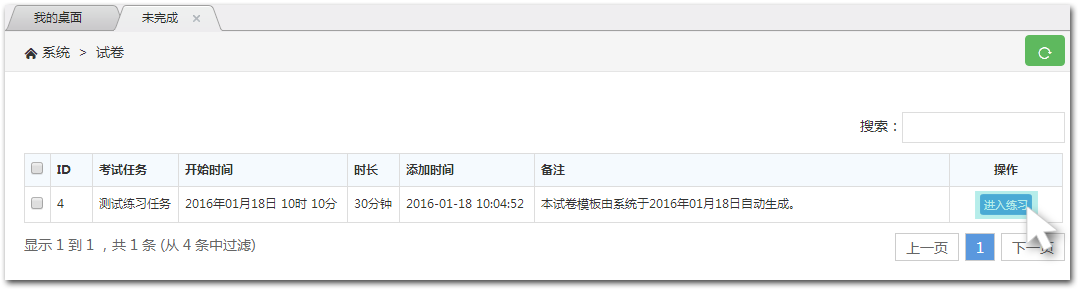
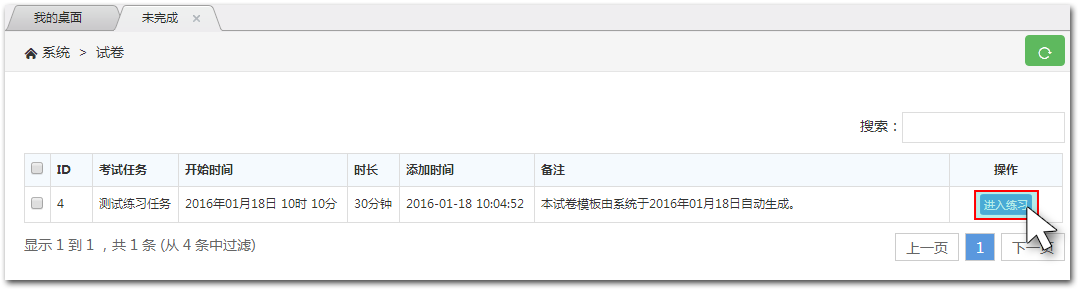
Before/after of a 1080x290 layered artwork. What changed in the layer stack:
added layer "图层 5" in group "菜单子项指示层" over bbox(974, 190, 1039, 220)
